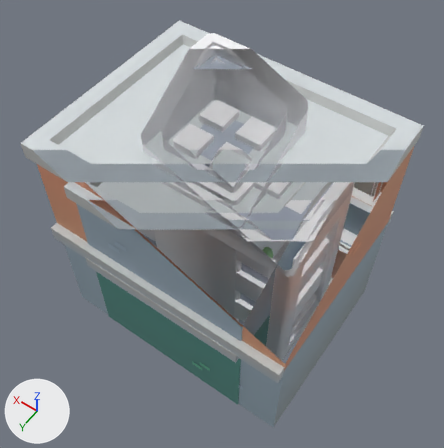
The glTF model assets/club/models/club_props.glb: old version first, new version second.
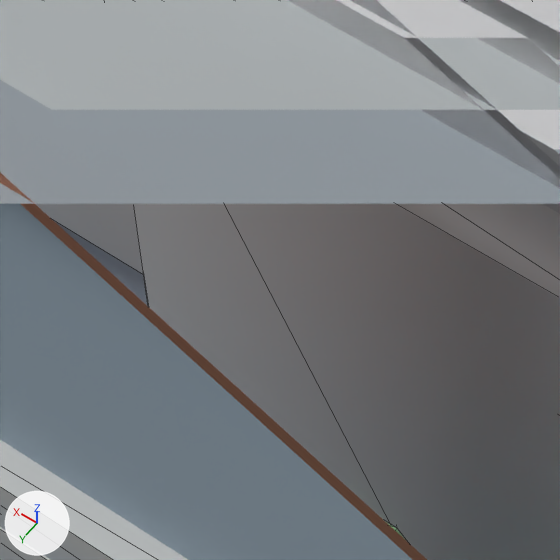
The first picture shows the older version from a 50 mm lens placed at (-8.55, 12.12, 24.17), pointed at (-0.44, 0.76, 6.32). The close-ups show the older and then the newer version on the part from 29% to 52% of the width and 43% to 65% of the height of that picture. Only the edits that show in the close-ups are written down. Every picture has the same lights, and +X, +Y and +Z are marked at lower left. The close-ups show mesh edges as thin lines. Everything nearer to the camera than a plane just in front of the edit is cut away.

In view in the first close-up: 'building_a', 'building_b', 'shop_a', 'shop_b', 'shop_wide_a', 'shop_wide_b'.
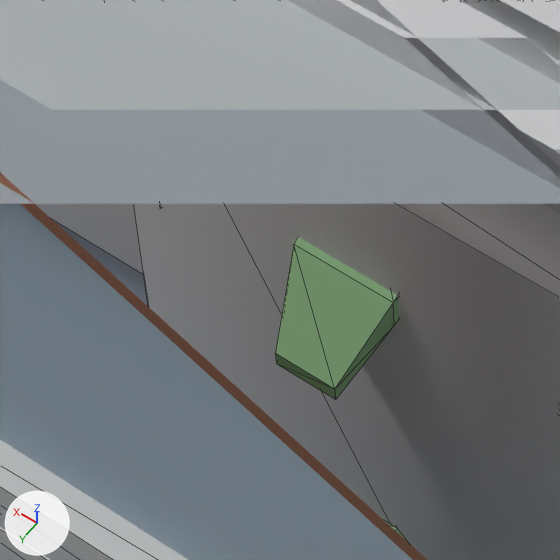
Changed parts and their boxes (x1, y1, x2, y2) in the close-ups (560 x 560 px):
'palm', added (green)
    after: (275, 237, 399, 400)

What the commit changed:
Mesh me_palm is new.
It has 172 vertices, 336 faces and spans x -2.54..2.54, y -2.54..2.54, z 0.0..7.0.
It uses material mat_club_props.
Object 'palm' (ob_palm) is new; it shows me_palm.
Its location is (0.0, 0.0, 0.0).
